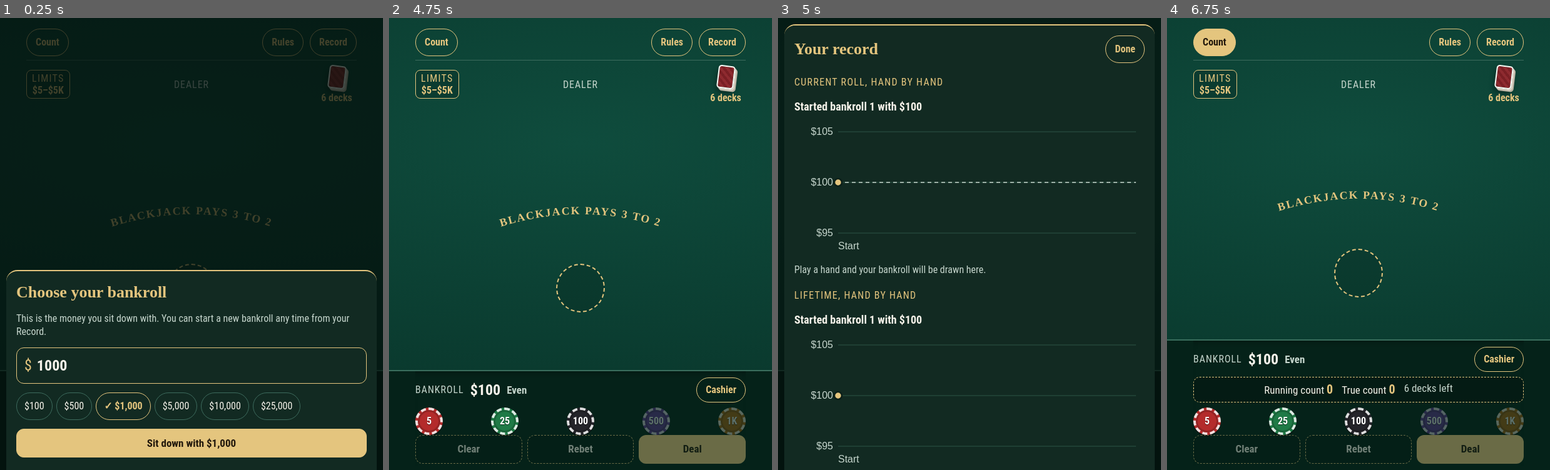
Above: before the commit, frames 1-4 (left to right).
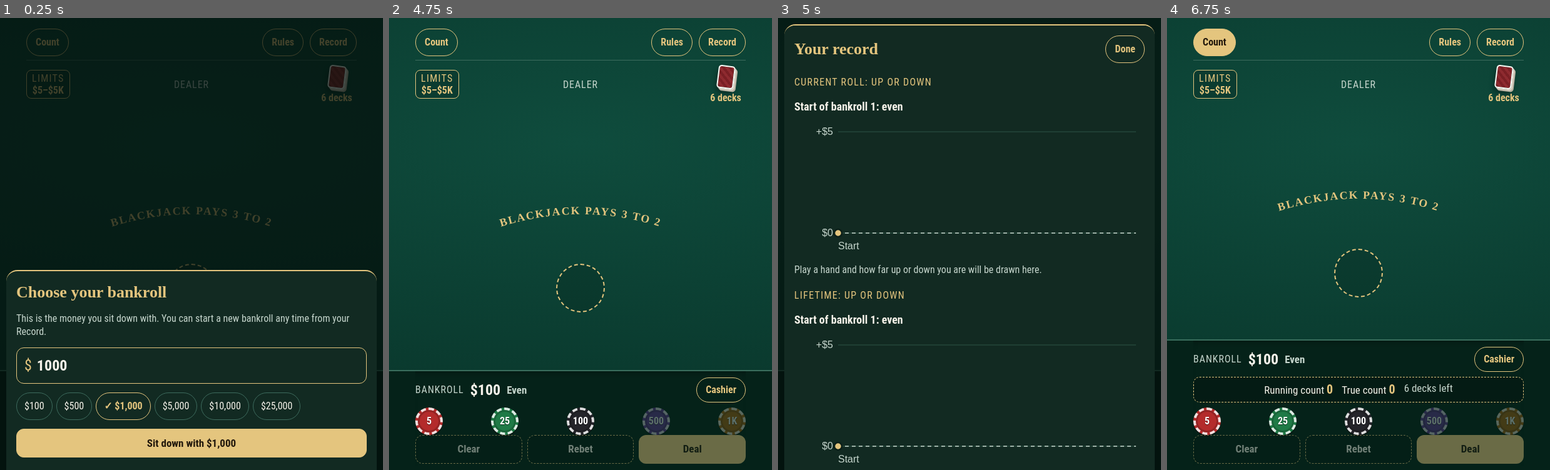
Above: after the commit, the same moments.

Repository: ahnnyc/Blackjack-
Game: browser game, page index.html
The game is run twice, just before and just after one commit, with the same random seed, the same clock (stepped at 60 frames per second) and the same inputs.
Inputs (mouse positions are in pixels of both pictures, inside the frame that each line leads up to):
- Up to frame 1 (0.25 s): no input
- Up to frame 2 (4.75 s): move the mouse to (580, 221) at 1.07 s; click (580, 325) at 1.27 s; move the mouse to (542, 212) at 1.67 s; click (580, 293) at 1.87 s; move the mouse to (618, 212) at 2.27 s; click (584, 366) at 2.47 s; type "2" at 2.47 s; tap Enter at 2.5 s; move the mouse to (611, 225) at 2.87 s; click (580, 366) at 3.07 s; move the mouse to (530, 225) at 3.47 s; click "$100" at 3.67 s; move the mouse to (580, 212) at 4.07 s; click "Sit down with $100" at 4.27 s; move the mouse to (641, 216) at 4.67 s
- Up to frame 3 (5 s): click "Record" at 4.87 s
- Up to frame 4 (6.75 s): move the mouse to (1255, 189) at 5.27 s; click (1358, 49) at 5.47 s; move the mouse to (1324, 234) at 5.87 s; click "Done" at 6.07 s; move the mouse to (1377, 203) at 6.47 s; click "Count" at 6.67 s

Frames 1-2 are identical in both runs. In frame 3, 2.1% of the frame differs, in the area x 8-94%, y 13-96%; in frame 4, nothing differs.

Commit message:
Charts show winnings and losses, not bankroll
Both Record charts now plot how far up or down the player is at the table,
from a dashed 'even' line: up is profit, down is loss. Buying or cashing in
chips no longer moves them. Readouts say 'up $X' / 'down $X'.

Co-Authored-By: Claude Opus 5.5 <noreply@anthropic.com>
Claude-Session: https://claude.ai/code/session_01Ni3H8S74X4EXKLd9nbNY4b

Diff:
--- a/index.html
+++ b/index.html
@@ -300,11 +300,11 @@
 <div class="sheet" id="recordSheet" hidden>
   <div class="panel" role="dialog" aria-modal="true" aria-labelledby="recordH">
     <div class="phead"><h2 id="recordH">Your record</h2><button class="topbtn" type="button" data-close>Done</button></div>
-    <div class="gtitle">Current roll, hand by hand</div>
+    <div class="gtitle">Current roll: up or down</div>
     <p class="readout num" id="chartRead1"></p>
     <div class="chart" id="chart1"></div>
     <p class="note" id="chartNote1"></p>
-    <div class="gtitle">Lifetime, hand by hand</div>
+    <div class="gtitle">Lifetime: up or down</div>
     <p class="readout num" id="chartRead2"></p>
     <div class="chart" id="chart2"></div>
     <p class="note" id="chartNote2"></p>
@@ -1287,22 +1287,17 @@
 function shortMoney(v){ return Math.abs(v) >= 10000 ? (v < 0 ? '−' : '') + '$' + (Math.round(Math.abs(v) / 100) / 10).toLocaleString('en-US') + 'K' : money(v); }
 function drawChart(list, scope, n, cash){
   const box = $('chart' + n); box.replaceChildren();
-  const series = []; let x = 0, cur = null, ser = null, hand = 0;
-  const events = list.map(r => ({ t: r.t, r })).concat((cash || []).map(c => ({ t: c.t, c }))).sort((a, b) => a.t - b.t);
-  for (const ev of events){
-    const sNo = ev.r ? ev.r.s : ev.c.s;
-    if (sNo !== cur){
-      cur = sNo; const st = S.sessions.find(z => z.s === sNo);
-      const startY = st ? st.start : ev.r ? cents(ev.r.b - ev.r.n) : cents(ev.c.b - ev.c.a);
-      ser = { s:sNo, pts:[{ x, y: startY, hand:null, s:sNo }] }; series.push(ser);
-    }
-    if (ev.r){ const r = ev.r; hand++; x++; ser.pts.push({ x, y:r.b, hand, n:r.n, s:r.s }); }
-    else ser.pts.push({ x, y: ev.c.b, hand:null, cash: ev.c.a, s: sNo });
-  }
-  if (!series.length){ const st = S.sessions.find(z => z.s === S.session); series.push({ s:S.session, pts:[{ x:0, y: st ? st.start : S.bankroll, hand:null, s:S.session }] }); }
+  // The line is what you've won or lost at the table: up is profit, down is loss.
+  // Chips bought or cashed in don't move it.
+  const series = []; let x = 0, cur = null, ser = null, hand = 0, total = 0;
+  for (const r of list){
+    if (r.s !== cur){ cur = r.s; ser = { s:r.s, pts:[{ x, y: total, hand:null, s:r.s }] }; series.push(ser); }
+    hand++; x++; total = cents(total + r.n); ser.pts.push({ x, y: total, hand, n:r.n, s:r.s });
+  }
+  if (!series.length) series.push({ s:S.session, pts:[{ x:0, y:0, hand:null, s:S.session }] });
   const chartPts = series.flatMap(z => z.pts);
   const W = Math.max(260, box.clientWidth || 340), H = 210, padL = 70, padR = 14, padT = 14, padB = 34;
-  let lo = Math.min(...chartPts.map(p => p.y)), hi = Math.max(...chartPts.map(p => p.y));
+  let lo = Math.min(0, ...chartPts.map(p => p.y)), hi = Math.max(0, ...chartPts.map(p => p.y));
   if (hi - lo < 1){ const d = Math.max(5, hi * 0.05); lo -= d; hi += d; }
   const step = niceStep((hi - lo) / 3);
   lo = Math.floor(lo / step) * step; hi = Math.ceil(hi / step) * step;
@@ -1316,15 +1311,15 @@
   svg.setAttribute('viewBox', `0 0 ${W} ${H}`); svg.setAttribute('width', W); svg.setAttribute('height', H);
   svg.setAttribute('role', 'img');
   const last = chartPts[chartPts.length - 1];
-  svg.setAttribute('aria-label', (scope === 'session' ? 'Current roll' : 'Lifetime') + ' line chart of your bankroll after each hand, from ' + money(chartPts[0].y) + ' to ' + money(last.y) + '.');
+  svg.setAttribute('aria-label', (scope === 'session' ? 'Current roll' : 'Lifetime') + ' line chart of how far up or down you are after each hand, ending ' + (last.y > 0 ? 'up ' + money(last.y) : last.y < 0 ? 'down ' + money(-last.y) : 'even') + '.');
   for (let v = lo; v <= hi + step / 2; v += step){
     el('line', { x1:padL, x2:W - padR, y1:Y(v), y2:Y(v), stroke:'#2c5446', 'stroke-width':1 });
-    const t = el('text', { x:padL - 8, y:Y(v) + 5, 'text-anchor':'end', fill:'#c6d6cd', 'font-size':16, 'font-family':'IBM Plex Sans Condensed, Arial Narrow, sans-serif' }); t.textContent = shortMoney(v);
+    const t = el('text', { x:padL - 8, y:Y(v) + 5, 'text-anchor':'end', fill:'#c6d6cd', 'font-size':16, 'font-family':'IBM Plex Sans Condensed, Arial Narrow, sans-serif' }); t.textContent = v > 0 ? '+' + shortMoney(v) : shortMoney(v);
   }
   const lab = (txt, xx, anchor) => { const t = el('text', { x:xx, y:H - 8, 'text-anchor':anchor, fill:'#c6d6cd', 'font-size':16, 'font-family':'IBM Plex Sans Condensed, Arial Narrow, sans-serif' }); t.textContent = txt; };
   lab('Start', padL, 'start');
   if (x > 0) lab('Hand ' + x.toLocaleString('en-US'), W - padR, 'end');
-  if (scope === 'session') el('line', { x1:padL, x2:W - padR, y1:Y(chartPts[0].y), y2:Y(chartPts[0].y), stroke:'#c6d6cd', 'stroke-width':1.5, 'stroke-dasharray':'6 5' });
+  el('line', { x1:padL, x2:W - padR, y1:Y(0), y2:Y(0), stroke:'#c6d6cd', 'stroke-width':1.5, 'stroke-dasharray':'6 5' });   // even
   series.forEach((z, k) => {
     if (k > 0) el('line', { x1:X(z.pts[0].x), x2:X(z.pts[0].x), y1:padT, y2:H - padB, stroke:'#c6d6cd', 'stroke-width':1.5, 'stroke-dasharray':'2 4' });
     if (z.pts.length > 1) el('path', { d: z.pts.map((p, i) => (i ? 'L' : 'M') + X(p.x).toFixed(1) + ' ' + Y(p.y).toFixed(1)).join(' '), fill:'none', stroke:'#e4c57e', 'stroke-width':2.5, 'stroke-linejoin':'round', 'stroke-linecap':'round' });
@@ -1336,11 +1331,12 @@
     dot.setAttribute('cx', X(p.x)); dot.setAttribute('cy', Y(p.y));
     const latest = i === chartPts.length - 1;
     guide.setAttribute('x1', X(p.x)); guide.setAttribute('x2', X(p.x)); guide.setAttribute('visibility', latest ? 'hidden' : 'visible');
-    $('chartRead' + n).textContent = p.cash
-      ? (p.cash > 0 ? 'Bought ' + money(p.cash) + ' in chips' : 'Cashed in ' + money(-p.cash)) + (latest ? ', now ' : ': ') + money(p.y)
-      : p.hand == null
-      ? 'Started bankroll ' + p.s + ' with ' + money(p.y)
-      : (latest ? 'Now ' : 'After hand ' + p.hand.toLocaleString('en-US') + ': ') + money(p.y) + (p.n ? ' (' + (p.n > 0 ? 'won ' + money(p.n) : 'lost ' + money(-p.n)) + (latest ? ' on hand ' + p.hand.toLocaleString('en-US') : '') + ')' : ' (pushed' + (latest ? ' on hand ' + p.hand.toLocaleString('en-US') : '') + ')');
+    const pl = v => v > 0 ? 'up ' + money(v) : v < 0 ? 'down ' + money(-v) : 'even';
+    const cap = t => t.charAt(0).toUpperCase() + t.slice(1);
+    const step = p.n > 0 ? ' (won ' + money(p.n) + ')' : p.n < 0 ? ' (lost ' + money(-p.n) + ')' : ' (pushed)';
+    $('chartRead' + n).textContent = p.hand == null
+      ? (scope === 'session' || p.y === 0 ? 'Start of bankroll ' + p.s + ': even' : 'Start of bankroll ' + p.s + ': ' + pl(p.y) + ' overall')
+      : (latest ? 'Now ' + pl(p.y) + step.replace(')', ' on hand ' + p.hand.toLocaleString('en-US') + ')') : 'After hand ' + p.hand.toLocaleString('en-US') + ': ' + pl(p.y) + step)
   };
   const hit = el('rect', { x:padL - 10, y:0, width:W - padL - padR + 20, height:H, fill:'transparent' });
   hit.style.cursor = 'crosshair';
@@ -1356,8 +1352,8 @@
   box.append(svg);
   pick(chartPts.length - 1);
   $('chartNote' + n).textContent = chartPts.length === 1
-    ? 'Play a hand and your bankroll will be drawn here.'
-    : 'Touch the chart to see your bankroll after any hand. Upright steps with no hand are chips bought or cashed in.' + (scope === 'session' ? ' The dashed line is the ' + money(chartPts[0].y) + ' you started with.' : series.length > 1 ? ' Dotted upright lines mark where you started a new bankroll.' : '');
+    ? 'Play a hand and how far up or down you are will be drawn here.'
+    : 'Above the dashed line you are up; below it you are down. Touch the chart to see any hand. Chips bought or cashed in don\u2019t count.' + (scope !== 'session' && series.length > 1 ? ' Dotted upright lines mark where you started a new bankroll.' : '');
 }
 
 /* ---------- cashier: buy chips or cash them in, any time ---------- */
--- a/sw.js
+++ b/sw.js
@@ -2,7 +2,7 @@
 // The game page itself is fetched fresh whenever the phone is online, so an update shows
 // on the very next open; the saved copy is used only when offline or the network is slow.
 // Change VERSION whenever index.html changes.
-const VERSION = 'bj-2026-11-25.3';
+const VERSION = 'bj-2026-11-25.4';
 const CORE = ['./', 'index.html', 'manifest.webmanifest', 'icon-180.png', 'icon-192.png', 'icon-512.png'];
 const PAGE_WAIT_MS = 3000;   // how long to wait for the network before using the saved copy
 
--- /dev/null
+++ b/tools/chart-test.js
@@ -0,0 +1,55 @@
+// Both charts must show winnings/losses (not bankroll), ignore the cashier, and agree with the hands.
+const { chromium, devices } = require('playwright');
+const dir = __dirname;
+const isChip = l => /^(5|25|100|500|1K)$/.test(l);
+(async () => {
+  const b = await chromium.launch();
+  const ctx = await b.newContext({ ...devices['iPhone 13'], reducedMotion: 'reduce' });
+  await ctx.route(/fonts\.(googleapis|gstatic)/, r => r.abort());
+  const p = await ctx.newPage();
+  const errs = []; p.on('pageerror', e => errs.push(e.message));
+  await p.goto('file://' + dir + '/page.html');
+  await p.fill('#bankInput', '1000'); await p.click('#bankStart');
+  const playHands = async n => {
+    for (let k = 0; k < n; k++) {
+      await p.click('.chip.c25'); await p.waitForTimeout(300);
+      await p.click('#actions button:has-text("Deal")');
+      for (let i = 0; i < 300; i++) {
+        const labels = await p.$$eval('#actions button:not([disabled])', bs => bs.map(x => x.textContent));
+        if (labels.some(isChip)) break;
+        if (!labels.length) { await p.waitForTimeout(50); continue; }
+        const pick = labels.includes('Stand') ? 'Stand' : (['No insurance', 'No thanks'].find(l => labels.includes(l)) || labels[0]);
+        await p.click(`#actions button:not([disabled]):text-is("${pick}")`);
+        if (await p.isVisible('#warnGo')) await p.click('#warnGo');
+      }
+      await p.waitForTimeout(2200);
+    }
+  };
+  const nets = () => p.evaluate(() => { const S = JSON.parse(localStorage.getItem('bj.state.v1')); const H = JSON.parse(localStorage.getItem('bj.history.v1') || '[]');
+    const r2 = v => Math.round(v * 100) / 100;
+    return { session: r2(H.filter(r => r.s === S.session).reduce((a, r) => a + r.n, 0)), all: r2(H.reduce((a, r) => a + r.n, 0)), hands: H.length }; });
+  const words = v => v > 0 ? 'up $' + v.toLocaleString('en-US', { minimumFractionDigits: v % 1 ? 2 : 0 }) : v < 0 ? 'down $' + (-v).toLocaleString('en-US', { minimumFractionDigits: v % 1 ? 2 : 0 }) : 'even';
+  const out = {};
+  await playHands(6);
+  await p.click('#openCashier'); await p.click('#buyPresets button:has-text("$500")'); await p.click('#buyBtn'); await p.waitForTimeout(1500);
+  await playHands(2);
+  await p.click('#openCashier'); await p.fill('#cashInput', '200'); await p.dispatchEvent('#cashInput', 'input'); await p.click('#cashBtn'); await p.waitForTimeout(1500);
+  let n = await nets();
+  await p.click('#openRecord'); await p.waitForTimeout(400);
+  let r1 = await p.textContent('#chartRead1'), r2 = await p.textContent('#chartRead2');
+  out.firstBankroll = { net: n.session, currentChartSays: r1, matches: r1.startsWith('Now ' + words(n.session)) };
+  await p.screenshot({ path: dir + '/chart-updown.png' });
+  await p.click('#recordSheet [data-close]');
+  // a second bankroll
+  await p.click('#openRecord'); await p.click('#newBankBtn'); await p.fill('#bankInput', '300'); await p.click('#bankStart');
+  await playHands(3);
+  n = await nets();
+  await p.click('#openRecord'); await p.waitForTimeout(400);
+  r1 = await p.textContent('#chartRead1'); r2 = await p.textContent('#chartRead2');
+  out.secondBankroll = { sessionNet: n.session, lifetimeNet: n.all, currentChartSays: r1, lifetimeChartSays: r2,
+    currentMatches: r1.startsWith('Now ' + words(n.session)), lifetimeMatches: r2.startsWith('Now ' + words(n.all)) };
+  out.yLabels = await p.$$eval('#chart1 svg text', ts => ts.map(t => t.textContent));
+  out.errors = errs;
+  console.log(JSON.stringify(out, null, 1));
+  await b.close();
+})();
--- a/tools/game.html
+++ b/tools/game.html
@@ -284,11 +284,11 @@
 <div class="sheet" id="recordSheet" hidden>
   <div class="panel" role="dialog" aria-modal="true" aria-labelledby="recordH">
     <div class="phead"><h2 id="recordH">Your record</h2><button class="topbtn" type="button" data-close>Done</button></div>
-    <div class="gtitle">Current roll, hand by hand</div>
+    <div class="gtitle">Current roll: up or down</div>
     <p class="readout num" id="chartRead1"></p>
     <div class="chart" id="chart1"></div>
     <p class="note" id="chartNote1"></p>
-    <div class="gtitle">Lifetime, hand by hand</div>
+    <div class="gtitle">Lifetime: up or down</div>
     <p class="readout num" id="chartRead2"></p>
     <div class="chart" id="chart2"></div>
     <p class="note" id="chartNote2"></p>
@@ -1271,22 +1271,17 @@
 function shortMoney(v){ return Math.abs(v) >= 10000 ? (v < 0 ? '−' : '') + '$' + (Math.round(Math.abs(v) / 100) / 10).toLocaleString('en-US') + 'K' : money(v); }
 function drawChart(list, scope, n, cash){
   const box = $('chart' + n); box.replaceChildren();
-  const series = []; let x = 0, cur = null, ser = null, hand = 0;
-  const events = list.map(r => ({ t: r.t, r })).concat((cash || []).map(c => ({ t: c.t, c }))).sort((a, b) => a.t - b.t);
-  for (const ev of events){
-    const sNo = ev.r ? ev.r.s : ev.c.s;
-    if (sNo !== cur){
-      cur = sNo; const st = S.sessions.find(z => z.s === sNo);
-      const startY = st ? st.start : ev.r ? cents(ev.r.b - ev.r.n) : cents(ev.c.b - ev.c.a);
-      ser = { s:sNo, pts:[{ x, y: startY, hand:null, s:sNo }] }; series.push(ser);
-    }
-    if (ev.r){ const r = ev.r; hand++; x++; ser.pts.push({ x, y:r.b, hand, n:r.n, s:r.s }); }
-    else ser.pts.push({ x, y: ev.c.b, hand:null, cash: ev.c.a, s: sNo });
-  }
-  if (!series.length){ const st = S.sessions.find(z => z.s === S.session); series.push({ s:S.session, pts:[{ x:0, y: st ? st.start : S.bankroll, hand:null, s:S.session }] }); }
+  // The line is what you've won or lost at the table: up is profit, down is loss.
+  // Chips bought or cashed in don't move it.
+  const series = []; let x = 0, cur = null, ser = null, hand = 0, total = 0;
+  for (const r of list){
+    if (r.s !== cur){ cur = r.s; ser = { s:r.s, pts:[{ x, y: total, hand:null, s:r.s }] }; series.push(ser); }
+    hand++; x++; total = cents(total + r.n); ser.pts.push({ x, y: total, hand, n:r.n, s:r.s });
+  }
+  if (!series.length) series.push({ s:S.session, pts:[{ x:0, y:0, hand:null, s:S.session }] });
   const chartPts = series.flatMap(z => z.pts);
   const W = Math.max(260, box.clientWidth || 340), H = 210, padL = 70, padR = 14, padT = 14, padB = 34;
-  let lo = Math.min(...chartPts.map(p => p.y)), hi = Math.max(...chartPts.map(p => p.y));
+  let lo = Math.min(0, ...chartPts.map(p => p.y)), hi = Math.max(0, ...chartPts.map(p => p.y));
   if (hi - lo < 1){ const d = Math.max(5, hi * 0.05); lo -= d; hi += d; }
   const step = niceStep((hi - lo) / 3);
   lo = Math.floor(lo / step) * step; hi = Math.ceil(hi / step) * step;
@@ -1300,15 +1295,15 @@
   svg.setAttribute('viewBox', `0 0 ${W} ${H}`); svg.setAttribute('width', W); svg.setAttribute('height', H);
   svg.setAttribute('role', 'img');
   const last = chartPts[chartPts.length - 1];
-  svg.setAttribute('aria-label', (scope === 'session' ? 'Current roll' : 'Lifetime') + ' line chart of your bankroll after each hand, from ' + money(chartPts[0].y) + ' to ' + money(last.y) + '.');
+  svg.setAttribute('aria-label', (scope === 'session' ? 'Current roll' : 'Lifetime') + ' line chart of how far up or down you are after each hand, ending ' + (last.y > 0 ? 'up ' + money(last.y) : last.y < 0 ? 'down ' + money(-last.y) : 'even') + '.');
   for (let v = lo; v <= hi + step / 2; v += step){
     el('line', { x1:padL, x2:W - padR, y1:Y(v), y2:Y(v), stroke:'#2c5446', 'stroke-width':1 });
-    const t = el('text', { x:padL - 8, y:Y(v) + 5, 'text-anchor':'end', fill:'#c6d6cd', 'font-size':16, 'font-family':'IBM Plex Sans Condensed, Arial Narrow, sans-serif' }); t.textContent = shortMoney(v);
+    const t = el('text', { x:padL - 8, y:Y(v) + 5, 'text-anchor':'end', fill:'#c6d6cd', 'font-size':16, 'font-family':'IBM Plex Sans Condensed, Arial Narrow, sans-serif' }); t.textContent = v > 0 ? '+' + shortMoney(v) : shortMoney(v);
   }
   const lab = (txt, xx, anchor) => { const t = el('text', { x:xx, y:H - 8, 'text-anchor':anchor, fill:'#c6d6cd', 'font-size':16, 'font-family':'IBM Plex Sans Condensed, Arial Narrow, sans-serif' }); t.textContent = txt; };
   lab('Start', padL, 'start');
   if (x > 0) lab('Hand ' + x.toLocaleString('en-US'), W - padR, 'end');
-  if (scope === 'session') el('line', { x1:padL, x2:W - padR, y1:Y(chartPts[0].y), y2:Y(chartPts[0].y), stroke:'#c6d6cd', 'stroke-width':1.5, 'stroke-dasharray':'6 5' });
+  el('line', { x1:padL, x2:W - padR, y1:Y(0), y2:Y(0), stroke:'#c6d6cd', 'stroke-width':1.5, 'stroke-dasharray':'6 5' });   // even
   series.forEach((z, k) => {
     if (k > 0) el('line', { x1:X(z.pts[0].x), x2:X(z.pts[0].x), y1:padT, y2:H - padB, stroke:'#c6d6cd', 'stroke-width':1.5, 'stroke-dasharray':'2 4' });
     if (z.pts.length > 1) el('path', { d: z.pts.map((p, i) => (i ? 'L' : 'M') + X(p.x).toFixed(1) + ' ' + Y(p.y).toFixed(1)).join(' '), fill:'none', stroke:'#e4c57e', 'stroke-width':2.5, 'stroke-linejoin':'round', 'stroke-linecap':'round' });
@@ -1320,11 +1315,12 @@
     dot.setAttribute('cx', X(p.x)); dot.setAttribute('cy', Y(p.y));
     const latest = i === chartPts.length - 1;
     guide.setAttribute('x1', X(p.x)); guide.setAttribute('x2', X(p.x)); guide.setAttribute('visibility', latest ? 'hidden' : 'visible');
-    $('chartRead' + n).textContent = p.cash
-      ? (p.cash > 0 ? 'Bought ' + money(p.cash) + ' in chips' : 'Cashed in ' + money(-p.cash)) + (latest ? ', now ' : ': ') + money(p.y)
-      : p.hand == null
-      ? 'Started bankroll ' + p.s + ' with ' + money(p.y)
-      : (latest ? 'Now ' : 'After hand ' + p.hand.toLocaleString('en-US') + ': ') + money(p.y) + (p.n ? ' (' + (p.n > 0 ? 'won ' + money(p.n) : 'lost ' + money(-p.n)) + (latest ? ' on hand ' + p.hand.toLocaleString('en-US') : '') + ')' : ' (pushed' + (latest ? ' on hand ' + p.hand.toLocaleString('en-US') : '') + ')');
+    const pl = v => v > 0 ? 'up ' + money(v) : v < 0 ? 'down ' + money(-v) : 'even';
+    const cap = t => t.charAt(0).toUpperCase() + t.slice(1);
+    const step = p.n > 0 ? ' (won ' + money(p.n) + ')' : p.n < 0 ? ' (lost ' + money(-p.n) + ')' : ' (pushed)';
+    $('chartRead' + n).textContent = p.hand == null
+      ? (scope === 'session' || p.y === 0 ? 'Start of bankroll ' + p.s + ': even' : 'Start of bankroll ' + p.s + ': ' + pl(p.y) + ' overall')
+      : (latest ? 'Now ' + pl(p.y) + step.replace(')', ' on hand ' + p.hand.toLocaleString('en-US') + ')') : 'After hand ' + p.hand.toLocaleString('en-US') + ': ' + pl(p.y) + step)
   };
   const hit = el('rect', { x:padL - 10, y:0, width:W - padL - padR + 20, height:H, fill:'transparent' });
   hit.style.cursor = 'crosshair';
@@ -1340,8 +1336,8 @@
   box.append(svg);
   pick(chartPts.length - 1);
   $('chartNote' + n).textContent = chartPts.length === 1
-    ? 'Play a hand and your bankroll will be drawn here.'
-    : 'Touch the chart to see your bankroll after any hand. Upright steps with no hand are chips bought or cashed in.' + (scope === 'session' ? ' The dashed line is the ' + money(chartPts[0].y) + ' you started with.' : series.length > 1 ? ' Dotted upright lines mark where you started a new bankroll.' : '');
+    ? 'Play a hand and how far up or down you are will be drawn here.'
+    : 'Above the dashed line you are up; below it you are down. Touch the chart to see any hand. Chips bought or cashed in don\u2019t count.' + (scope !== 'session' && series.length > 1 ? ' Dotted upright lines mark where you started a new bankroll.' : '');
 }
 
 /* ---------- cashier: buy chips or cash them in, any time ---------- */
